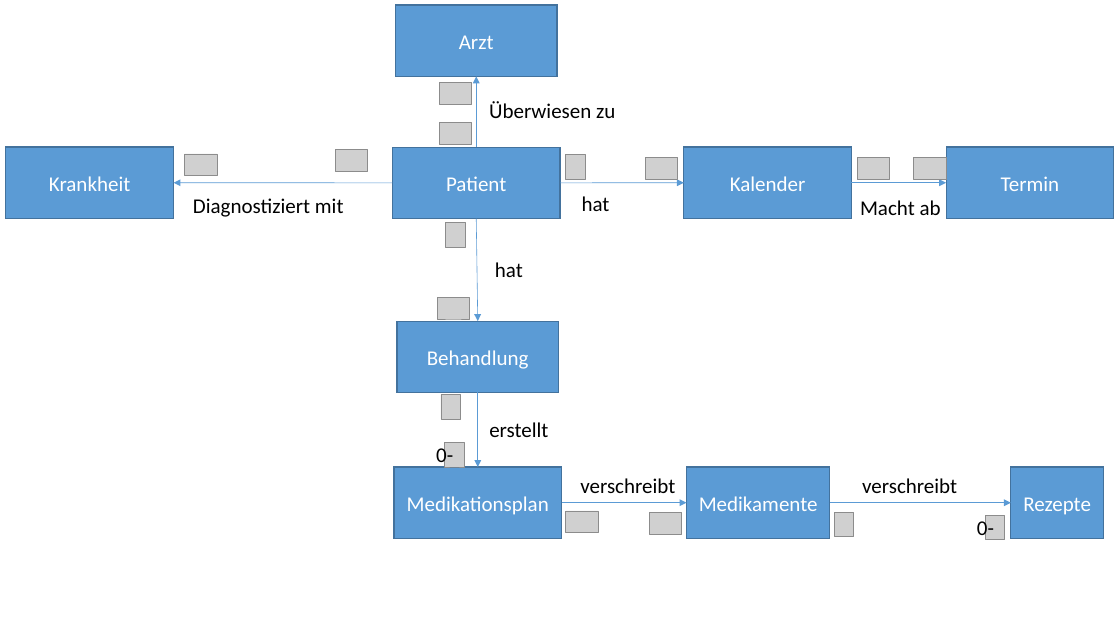
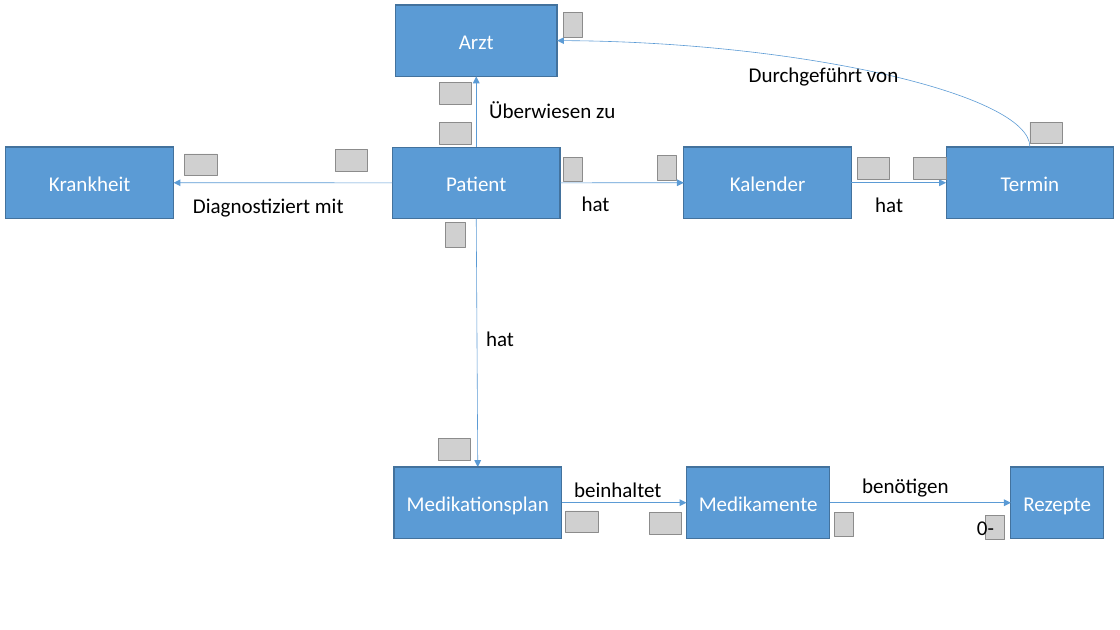
Before and after one commit to zyssm4/ch.bfh.btx8081.w2015.red, a slide deck: slide 1 of doc/Task07/Domain_Model.pptx. Drawn at 1120x630 pixels with LibreOffice and Linux fonts; fonts in the diff are those of the drawing; grey boxes stand for pictures. Boxes give left, top, right and bottom in pixels: in the first picture for what was removed or moved away, otherwise in the second. Text is boxed around its words. In the diff, an @@ line names an element or a change of style, - is before the commit and + after.

Commit message:
domain_m ergänzt

```diff
--- a/doc/Task07/Domain_Model.pptx
+++ b/doc/Task07/Domain_Model.pptx
@@ picture moved from (x1=441, y1=395, x2=460, y2=419) to (x1=564, y1=13, x2=583, y2=37) @@
@@ curved arrow added from (1030, 147) to (557, 40), #5B9BD5 0.5 pt @@
@@ text added at (x1=749, y1=64, x2=898, y2=86), 18 pt, text #000000 @@
+Durchgeführt von
@@ picture moved from (x1=646, y1=157, x2=679, y2=179) to (x1=1030, y1=122, x2=1063, y2=144) @@
@@ picture moved from (x1=445, y1=443, x2=465, y2=467) to (x1=564, y1=157, x2=583, y2=181) @@
@@ picture moved from (x1=566, y1=155, x2=586, y2=179) to (x1=657, y1=155, x2=676, y2=180) @@
@@ text at (x1=875, y1=197, x2=903, y2=212): text changed @@
-Macht ab
+hat
@@ arrow moved from (476, 218) - (478, 321) to (476, 218) - (478, 467) @@
@@ rectangle removed at (x1=397, y1=321, x2=559, y2=392) @@
-Behandlung
@@ text "hat" moved from (x1=495, y1=262, x2=523, y2=277) to (x1=486, y1=331, x2=514, y2=346) @@
@@ arrow removed from (478, 392) to (478, 467) @@
@@ text removed at (x1=436, y1=445, x2=453, y2=469) @@
-0-
@@ picture moved from (x1=437, y1=297, x2=470, y2=319) to (x1=439, y1=439, x2=471, y2=460) @@
@@ text removed at (x1=489, y1=422, x2=548, y2=437) @@
-erstellt
@@ text at (x1=862, y1=478, x2=948, y2=497): text changed @@
-verschreibt
+benötigen
@@ text at (x1=574, y1=482, x2=661, y2=503): text changed @@
-verschreibt
+beinhaltet
```
